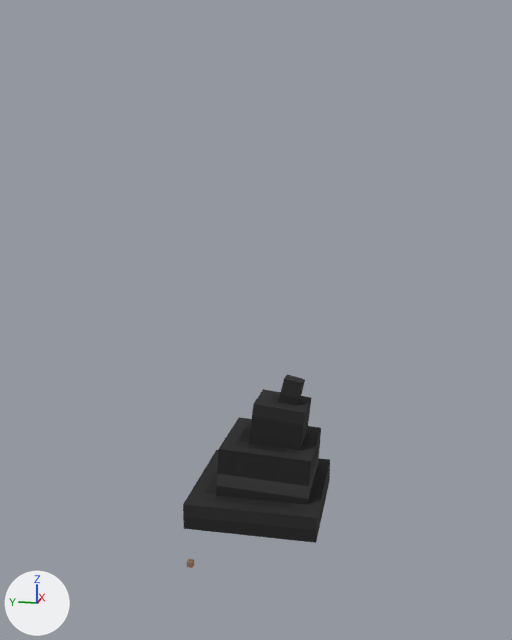
Two versions of the glTF model ClaudeCraft/assets/Mobs/Bedrock/witch.glb, one commit apart.
Both versions are drawn from a 50 mm lens placed at (-3.2, -0.61, 2.17), pointed at (0.01, 0.03, 1.37). Arrows for +X, +Y and +Z are at lower left; the lights stay in place. The older version comes first. Vertices at exactly the same position are counted once.

The first picture shows 'MobModel'.
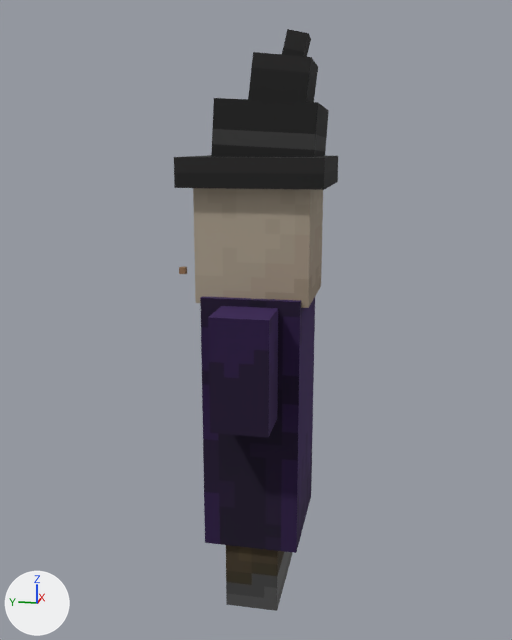
Where the change shows, as pixel boxes [x1, y1, x2, y2] in the pictures (512 x 640 px; the box of a moved part takes in the faces that stretch with it):
'MobModel', reshaped (11% wider, 201% taller): before [183, 375, 330, 568]; after [174, 29, 338, 611]
part 1 of me_mesh_0, added (purple): after [200, 296, 315, 553]
part 2 of me_mesh_0, added (brown): after [193, 188, 323, 308]
part 3 of me_mesh_0, moved or reshaped: before [187, 559, 194, 568]; after [179, 267, 187, 274]
part 4 of me_mesh_0, moved or reshaped: before [183, 450, 330, 543]; after [174, 155, 338, 190]
part 5 of me_mesh_0, moved or reshaped: before [216, 417, 321, 505]; after [211, 98, 329, 157]
part 6 of me_mesh_0, moved or reshaped: before [249, 389, 312, 450]; after [248, 52, 318, 102]
part 7 of me_mesh_0, moved or reshaped: before [278, 375, 305, 405]; after [282, 29, 311, 57]
part 8 of me_mesh_0, added (purple): after [208, 306, 278, 438]
part 9 of me_mesh_0, added: after [226, 545, 292, 611]

The change, as a list of edits to the scene's bpy script:
```text
Change me_mesh_0:
    used by ob_mobmodel; location = (0.0, 0.0, 0.0)
    remove me_mesh_0.from_pydata(...)  # 40 vertices, 60 faces; spans x -0.312..0.312, y -0.312..0.406, z 0.0..1.083
    add me_mesh_0.from_pydata(...)  # 96 vertices, 156 faces; spans x -0.5..0.5, y -0.312..0.406, z 0.0..2.661
    me_mesh_0 part 1: a new loose piece, a box spanning x -0.281..0.281, y -0.219..0.219, z 0.344..1.531, in mat_mob_material
    me_mesh_0 part 2: a new loose piece, a box spanning x -0.25..0.25, y -0.25..0.25, z 1.5..2.125, in mat_mob_material
    me_mesh_0 part 3: the loose piece of 8 vertices spanning x 0.016..0.047, y 0.375..0.406, z 0.0..0.031 is moved by (0.0, 0.0, 1.578)
    me_mesh_0 part 4: the loose piece of 8 vertices spanning x -0.312..0.312, y -0.312..0.312, z 0.425..0.55 is moved by (0.0, 0.0, 1.578)
    me_mesh_0 part 5: the loose piece of 8 vertices spanning x -0.201..0.244, y -0.268..0.182, z 0.506..0.79 is moved by (0.0, 0.0, 1.578)
    me_mesh_0 part 6: the loose piece of 8 vertices spanning x -0.089..0.175, y -0.223..0.052, z 0.694..0.981 is moved by (0.0, 0.0, 1.578)
    me_mesh_0 part 7: the loose piece of 8 vertices spanning x 0.011..0.123, y -0.196..-0.071, z 0.902..1.083 is moved by (0.0, 0.0, 1.578)
    me_mesh_0 part 8: a new loose piece of 20 vertices spanning x -0.5..0.5, y -0.125..0.125, z 1.0..1.5, in mat_mob_material
    me_mesh_0 part 9
    6 vertices are added at (0.0, -0.125, 0.0), (0.0, -0.125, 0.75), (-0.25, -0.125, 0.75), (-0.25, -0.125, 0.0), (0.25, -0.125, 0.0), (0.25, -0.125, 0.75)
    6 new vertices lie (0.0, 0.25, 0.0) away from vertices in x -0.25..0.25, y -0.125, z 0.0..0.75
    24 new faces join them
    other edits to the shape of me_mesh_0 do not show in these pictures
```
